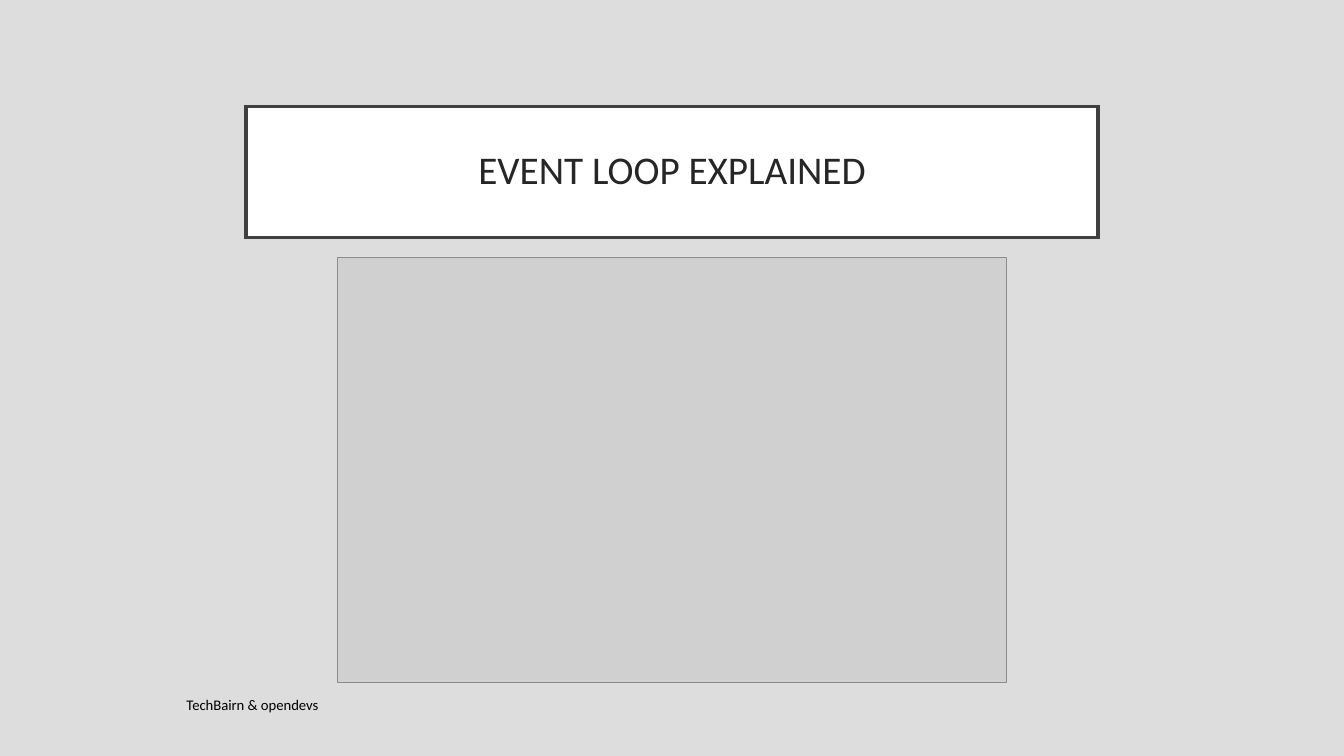
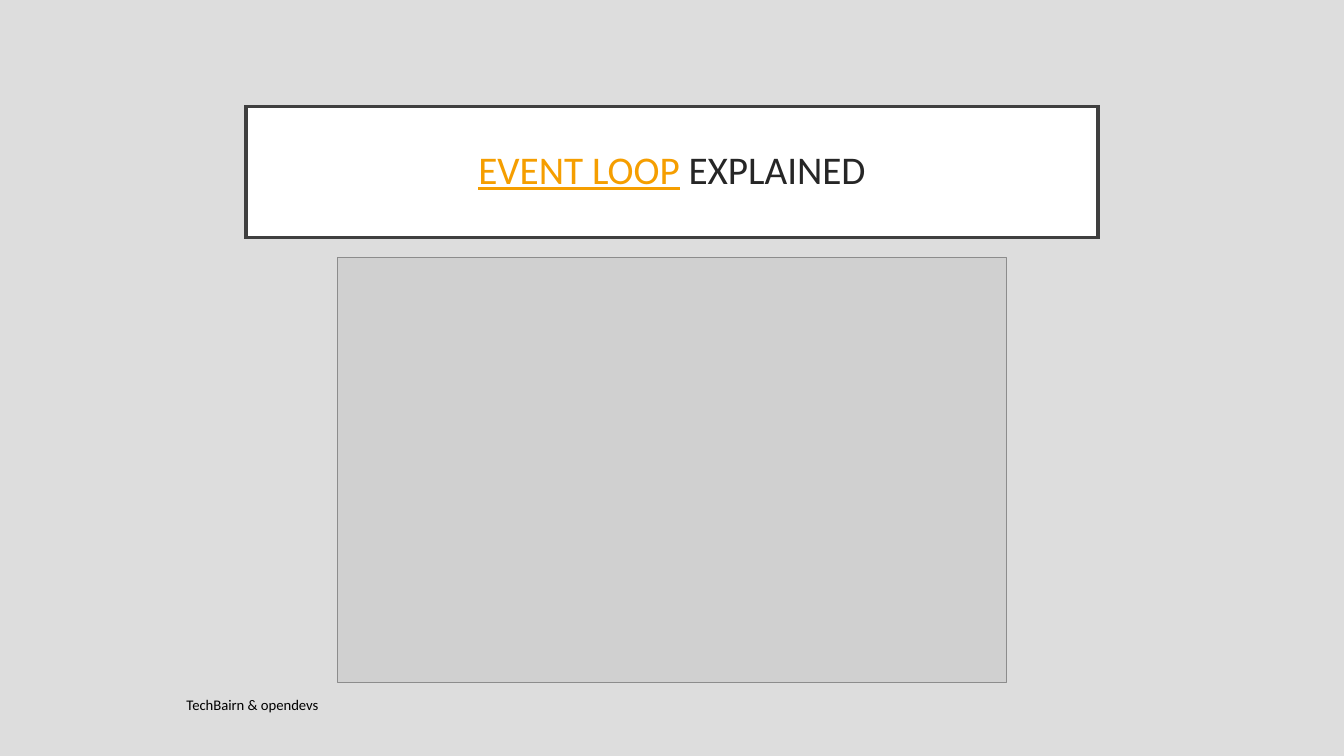
Before and after one commit to opendevs-org/webmonk-2, a slide deck: slide 10 of Course Day 7/Webmonk Course (day - 7).pptx. Drawn at 1344x756 pixels with LibreOffice and Linux fonts; fonts in the diff are those of the drawing; grey boxes stand for pictures. Boxes give left, top, right and bottom in pixels: in the first picture for what was removed or moved away, otherwise in the second. Text is boxed around its words. In the diff, an @@ line names an element or a change of style, - is before the commit and + after.

```diff
--- a/Course Day 7/Webmonk Course (day - 7).pptx
+++ b/Course Day 7/Webmonk Course (day - 7).pptx
@@ title "EVENT LOOP EXPLAINED" at bbox=[246, 106, 1098, 237]: text colour #262626 to #F59E00, underline on in "EVENT LOOP" @@
```
Also in this commit, not shown: 2 other slides changed.
